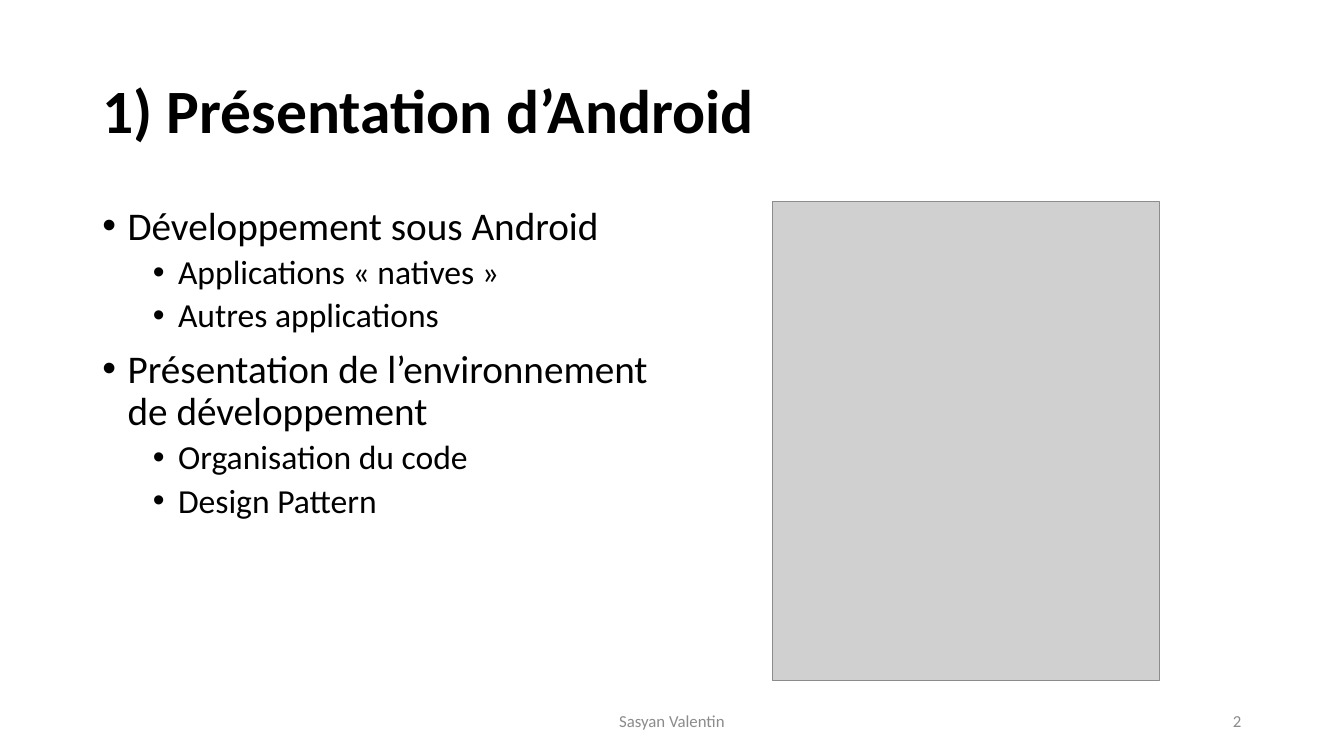
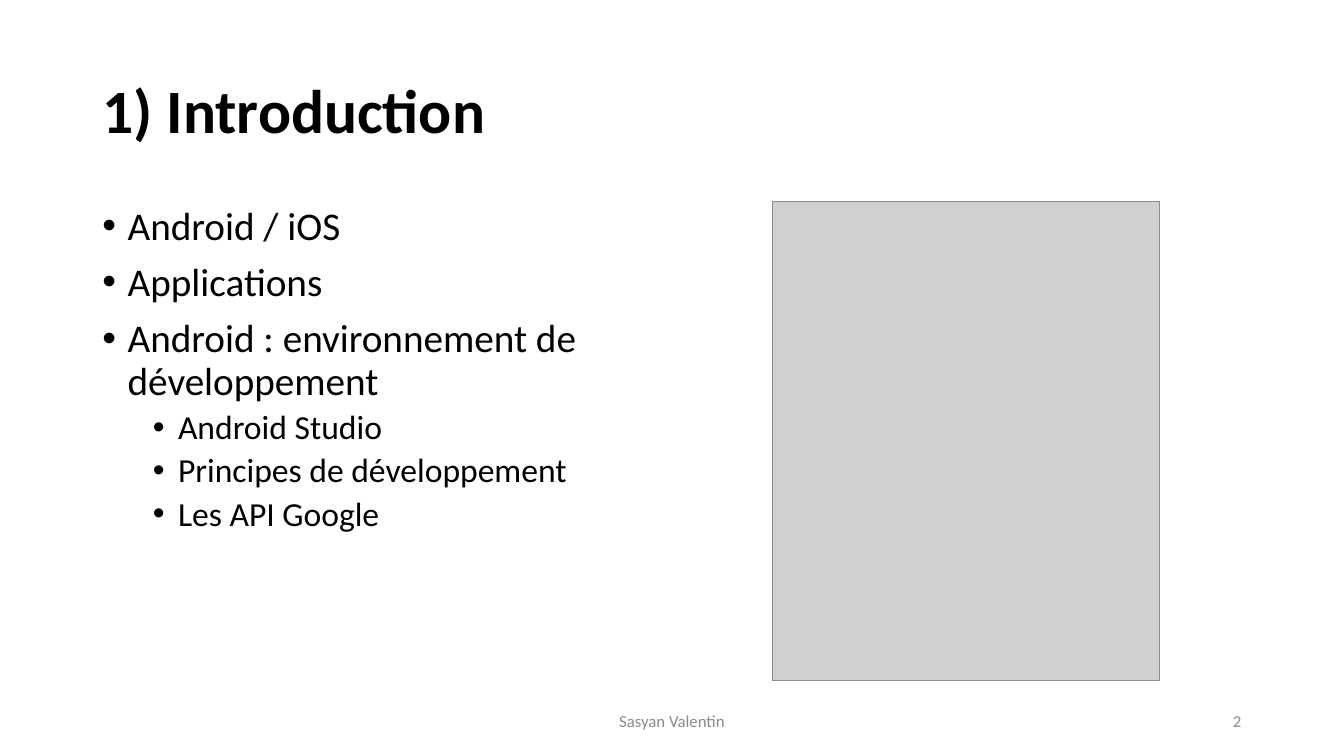
Before and after one commit to VSasyan/AndroidENSG, a slide deck: slide 2 of plan_du_cours.pptx. Drawn at 1344x756 pixels with LibreOffice and Linux fonts; fonts in the diff are those of the drawing; grey boxes stand for pictures. Boxes give left, top, right and bottom in pixels: in the first picture for what was removed or moved away, otherwise in the second. Text is boxed around its words. In the diff, an @@ line names an element or a change of style, - is before the commit and + after.

```diff
--- a/plan_du_cours.pptx
+++ b/plan_du_cours.pptx
@@ title at [102, 87, 485, 142]: text changed @@
-1) Présentation d’Android
+1) Introduction
@@ text at [128, 212, 576, 532]: text changed; size 24 to 28 pt @@
-• Développement sous Android
-  • Applications « natives »
-  • Autres applications
-• Présentation de l’environnement de développement
-  • Organisation du code
-  • Design Pattern
+• Android / iOS
+• Applications
+• Android : environnement de développement
+  • Android Studio
+  • Principes de développement
+  • Les API Google
```
Also in this commit, not shown: 6 other slides changed, 31 other files.
